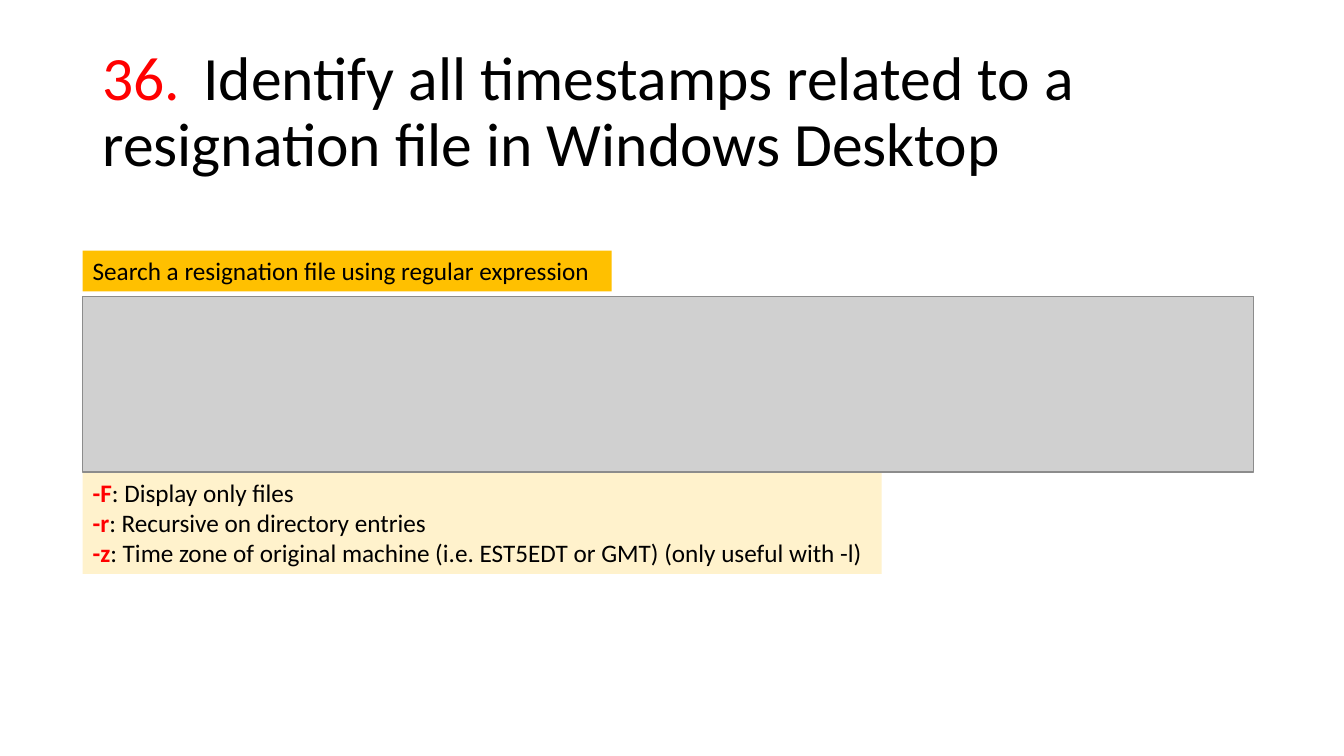
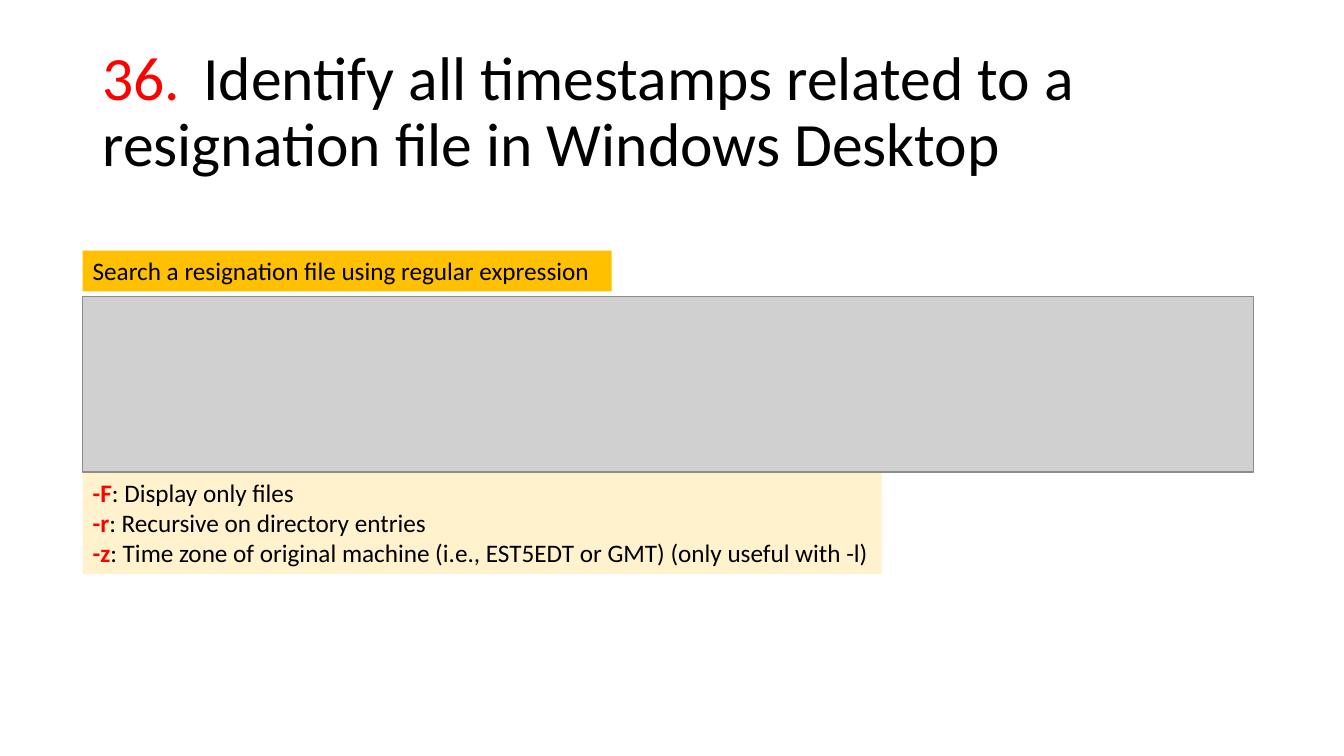
Before and after one commit to frankwxu/digital-forensics-lab, a slide deck: slide 2 of NIST_Data_Leakage_Case/NIST_Data_Leakage_09_Win_searchDB_csvsql.pptx. Drawn at 1344x756 pixels with LibreOffice and Linux fonts; fonts in the diff are those of the drawing; grey boxes stand for pictures; background and template pictures are left out. Boxes give left, top, right and bottom in pixels: in the first picture for what was removed or moved away, otherwise in the second. Text is boxed around its words. In the diff, an @@ line names an element or a change of style, - is before the commit and + after.

```diff
--- a/NIST_Data_Leakage_Case/NIST_Data_Leakage_09_Win_searchDB_csvsql.pptx
+++ b/NIST_Data_Leakage_Case/NIST_Data_Leakage_09_Win_searchDB_csvsql.pptx
@@ text in rectangle at [93, 543, 867, 567]: text changed @@
--z: Time zone of original machine (i.e. EST5EDT or GMT) (only useful with -l)
+-z: Time zone of original machine (i.e., EST5EDT or GMT) (only useful with -l)
```
Also in this commit, not shown: 8 other files.
